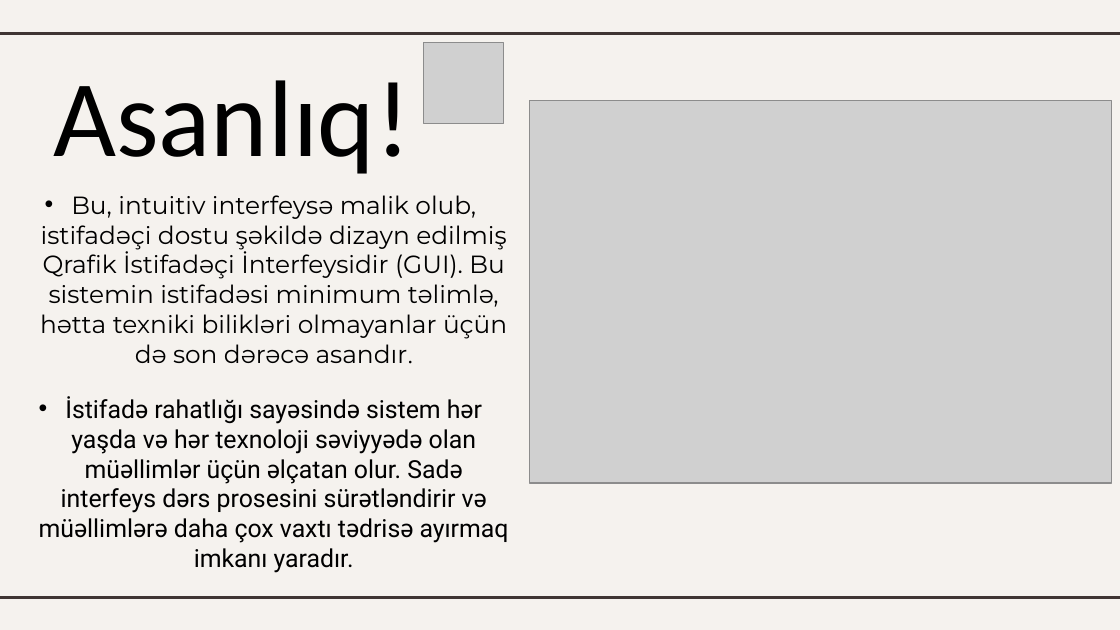
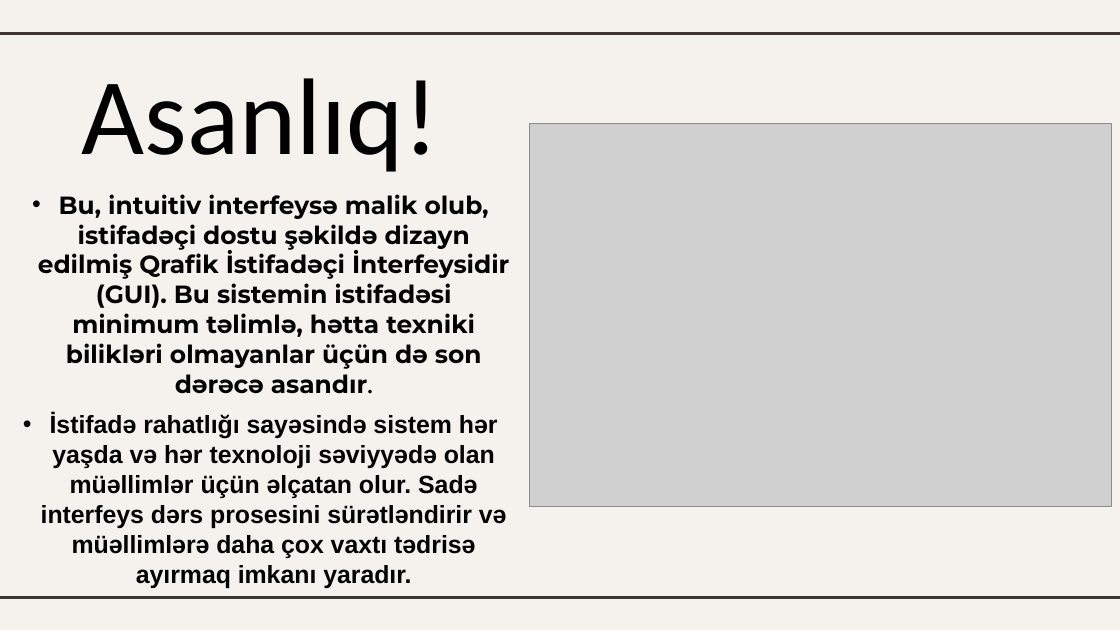
Before and after one commit to DarkinLordz/SmartAttendance, a slide deck: slide 4 of docs/SmartAttendance.pptx. Drawn at 1120x630 pixels with LibreOffice and Linux fonts; fonts in the diff are those of the drawing; grey boxes stand for pictures. Boxes give left, top, right and bottom in pixels: in the first picture for what was removed or moved away, otherwise in the second. Text is boxed around its words. In the diff, an @@ line names an element or a change of style, - is before the commit and + after.

```diff
--- a/docs/SmartAttendance.pptx
+++ b/docs/SmartAttendance.pptx
@@ title "Asanlıq!": place and size @@
-title "Asanlıq!" at (53,80,410,174)
+title "Asanlıq!" at (82,78,439,172)
@@ picture removed at (423,43,504,123) @@
@@ picture: place and size @@
-picture at (530,101,1112,484)
+picture at (530,123,1112,506)
@@ subtitle "Bu, intuitiv interfeysə malik olub, ..." at (38,194,509,394): bold on @@
@@ text "İstifadə rahatlığı sayəsində sistem hər ...": place and size @@
-text "İstifadə rahatlığı sayəsində sistem hər ..." at (39,396,509,573)
+text "İstifadə rahatlığı sayəsində sistem hər ..." at (41,413,507,588)
@@ text "İstifadə rahatlığı sayəsində sistem hər ..." at (41,413,507,588): font Roboto to Arial, text colour none to #000000, bold on @@
```
Also in this commit, not shown: 3 other slides changed, 1 slide added, 1 slide removed.
